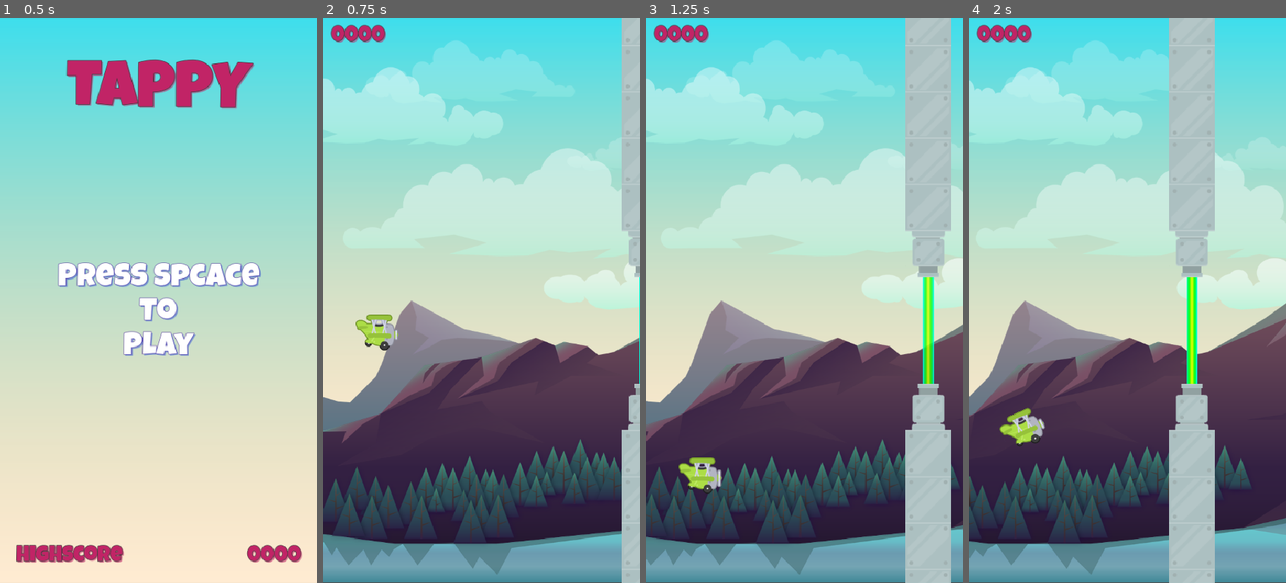
Above: before the commit, frames 1-4 (left to right).
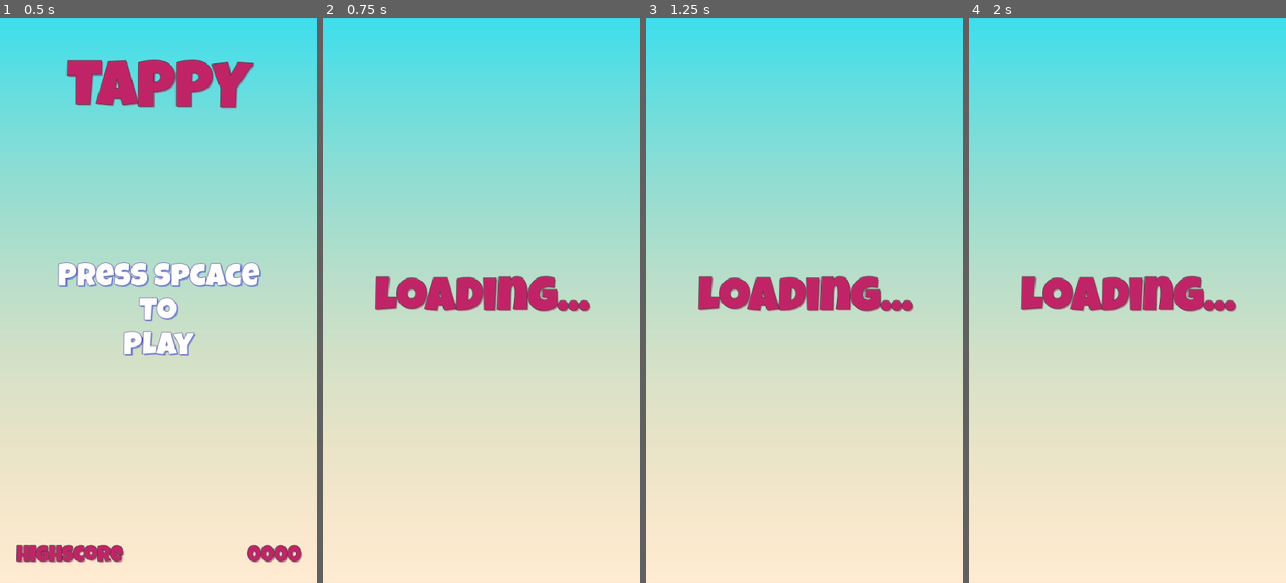
Above: after the commit, the same moments.

Repository: Peter-Pander/Tappy
Game: Godot game, scene res://Scenes/Main/Main.tscn
Same seed, same stepped clock (60 frames per second), same inputs: the game is played once before the commit and once after it.
Inputs:
- Up to frame 1 (0.5 s): no input
- Up to frame 2 (0.75 s): hold Space (jump) from 0.53 s (still down)
- Up to frame 3 (1.25 s): keep holding Space (jump)
- Up to frame 4 (2 s): release Space (jump) at 1.28 s; tap Space (jump) at 1.35, 1.52, 1.82 s

Frame 1 is identical in both runs. In frame 2, 67% of the frame differs, in the area x 0-100%, y 0-100%; in frame 3, 70%; in frame 4, 70%.

Commit message:
Implement simple transition scene for smoother scene changes
- Created SimpleTransition.tscn and SimpleTransition.gd
  - Displays a sky background and "Loading..." label
  - Automatically changes to the target scene after 1.5s
- Updated GameManager.gd:
  - Introduced SIMPLE_TRANSITION constant and next_scene variable
  - Modified load_game_scene() and load_main_scene() to use the transition
- Added preload reference for SimpleTransition scene

Diff:
--- a/Globals/GameManager.gd
+++ b/Globals/GameManager.gd
@@ -3,9 +3,16 @@
 
 const GAME = preload("res://Scenes/Game/Game.tscn")
 const MAIN = preload("res://Scenes/Main/Main.tscn")
+const SIMPLE_TRANSITION = preload("res://Scenes/SimpleTransition/SimpleTransition.tscn")
+
+var next_scene = PackedScene
+
+
 
 func load_game_scene() -> void:
-	get_tree().change_scene_to_packed(GAME)
+	next_scene = GAME
+	get_tree().change_scene_to_packed(SIMPLE_TRANSITION)
 
 func load_main_scene() -> void:
-	get_tree().change_scene_to_packed(MAIN)
+	next_scene = MAIN
+	get_tree().change_scene_to_packed(SIMPLE_TRANSITION)
--- /dev/null
+++ b/Scenes/SimpleTransition/SimpleTransition.gd
@@ -0,0 +1,6 @@
+extends Control
+
+
+func _ready() -> void:
+	await get_tree().create_timer(1.5).timeout
+	get_tree().change_scene_to_packed(GameManager.next_scene)
--- /dev/null
+++ b/Scenes/SimpleTransition/SimpleTransition.tscn
@@ -0,0 +1,40 @@
+[gd_scene load_steps=4 format=3 uid="uid://cw2de5o665qv0"]
+
+[ext_resource type="Script" uid="uid://dvs4qtk5drekn" path="res://Scenes/SimpleTransition/SimpleTransition.gd" id="1_j1bc1"]
+[ext_resource type="Texture2D" uid="uid://dmn7r8xxm2gvf" path="res://assets/background/sky.png" id="1_tp18e"]
+[ext_resource type="LabelSettings" uid="uid://d1cv0uudu78ox" path="res://Resources/red_title_72.tres" id="2_8bl1y"]
+
+[node name="SimpleTransition" type="Control"]
+layout_mode = 3
+anchors_preset = 15
+anchor_right = 1.0
+anchor_bottom = 1.0
+grow_horizontal = 2
+grow_vertical = 2
+script = ExtResource("1_j1bc1")
+
+[node name="TextureRect" type="TextureRect" parent="."]
+layout_mode = 1
+anchors_preset = 15
+anchor_right = 1.0
+anchor_bottom = 1.0
+grow_horizontal = 2
+grow_vertical = 2
+texture = ExtResource("1_tp18e")
+expand_mode = 5
+
+[node name="Label" type="Label" parent="."]
+layout_mode = 1
+anchors_preset = 8
+anchor_left = 0.5
+anchor_top = 0.5
+anchor_right = 0.5
+anchor_bottom = 0.5
+offset_left = -162.5
+offset_top = -36.5
+offset_right = 162.5
+offset_bottom = 36.5
+grow_horizontal = 2
+grow_vertical = 2
+text = "Loading..."
+label_settings = ExtResource("2_8bl1y")
Not shown, added: Scenes/SimpleTransition/SimpleTransition.gd.uid
